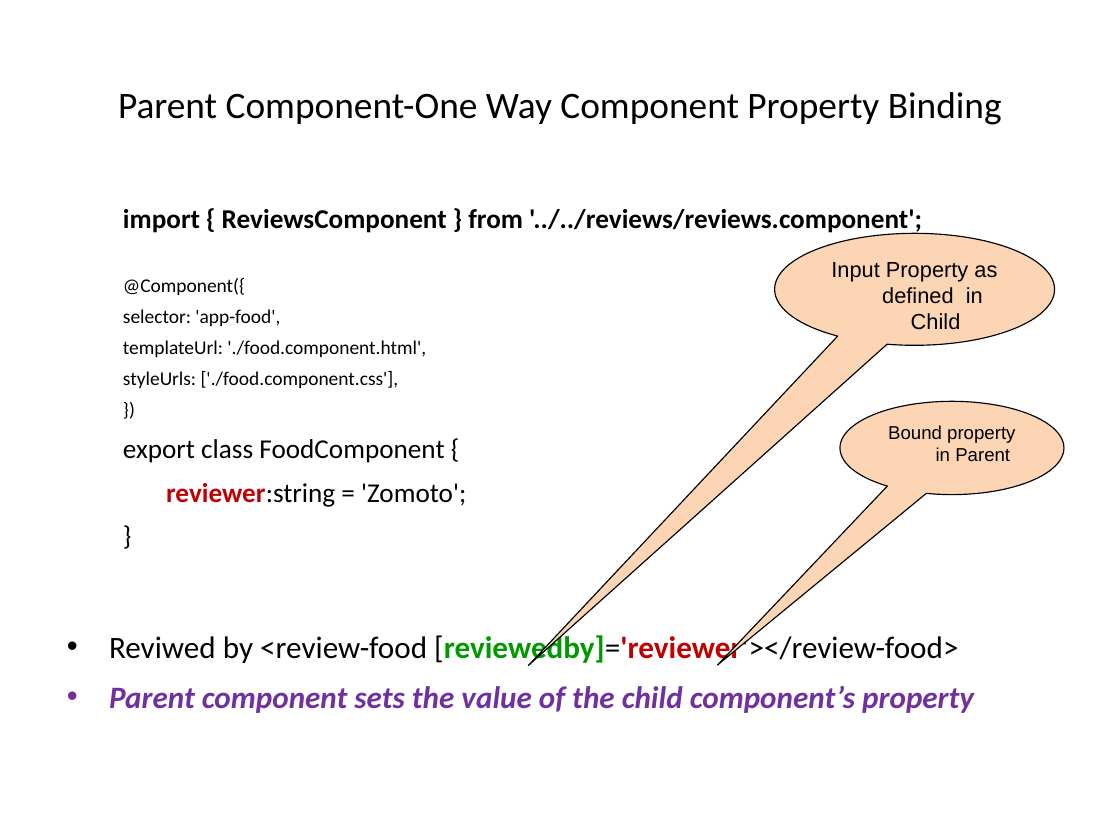
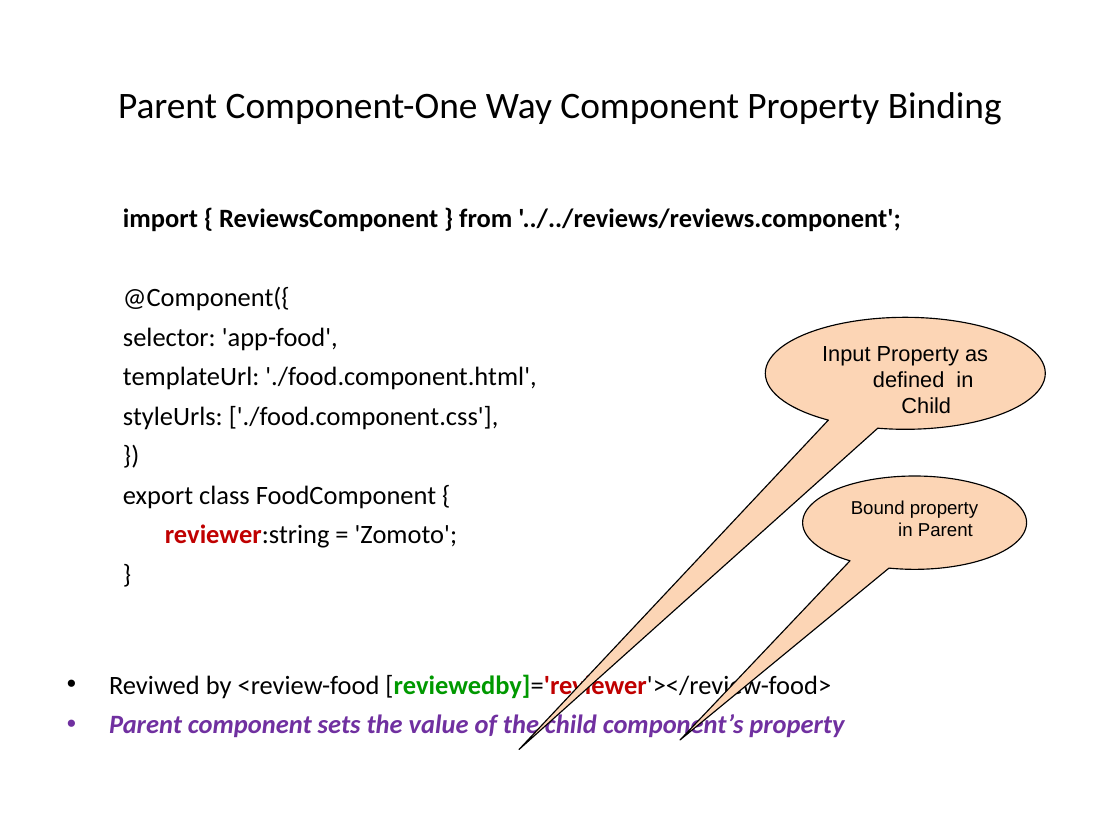
Before and after one commit to vishnumvn/AngularJS_Tut, a slide deck: slide 224 of Materials/Angular_Module01.ppt. Drawn at 1120x840 pixels with LibreOffice and Linux fonts; fonts in the diff are those of the drawing. Boxes give left, top, right and bottom in pixels: in the first picture for what was removed or moved away, otherwise in the second. Text is boxed around its words. In the diff, an @@ line names an element or a change of style, - is before the commit and + after.

```diff
--- a/Materials/Angular_Module01.ppt
+++ b/Materials/Angular_Module01.ppt
@@ text "import { ReviewsComponent } from ..." at (109, 208, 900, 740): size 17.5 to 17 pt in "import { ReviewsComponent } from '../../reviews/reviews.comp ...", "export class FoodComponent {", "reviewer:string = 'Zomoto';", "}"; size 12.5 to 17 pt in "@Component({", "selector: 'app-food',", "templateUrl: './food.component.html',", "styleUrls: ['./food.component.css']," and 1 more places; size 20 to 17 pt in "Reviwed by <review-food [reviewedby]='reviewer'></review-foo ...", "Parent component sets the value of the ..."; less space between paragraphs @@
@@ speech bubble "Input Property as defined in ...": place and size @@
-speech bubble "Input Property as defined in ..." at (775, 233, 1055, 345)
+speech bubble "Input Property as defined in ..." at (765, 317, 1045, 429)
@@ speech bubble "Bound property in Parent": place and size @@
-speech bubble "Bound property in Parent" at (840, 401, 1064, 494)
+speech bubble "Bound property in Parent" at (803, 476, 1027, 569)
```
Also in this commit, not shown: 5 other slides changed, 56 other files.
